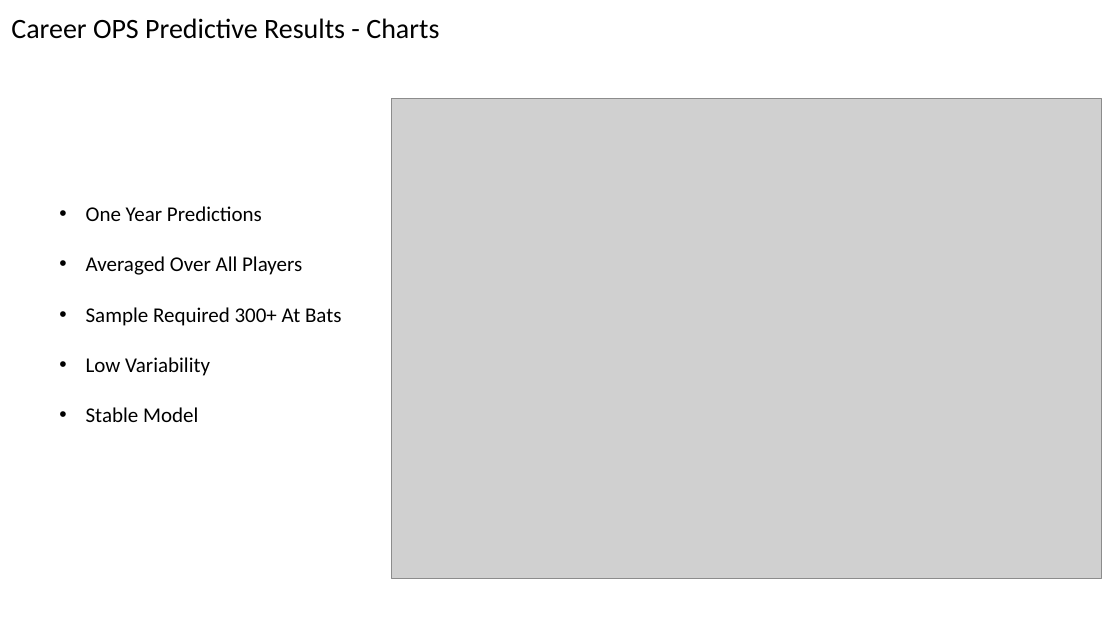
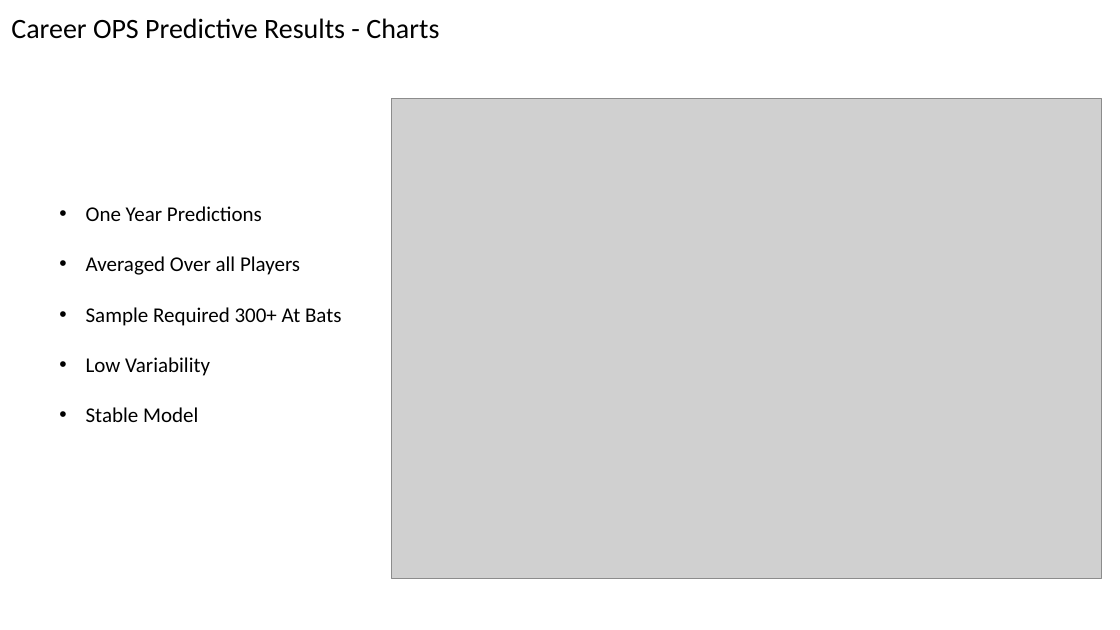
Before and after one commit to paulscheibal/SBDataScienceCert, a slide deck: slide 10 of CapstoneP1/ReportOuts/BaseballPerformanceAnalysisandResults.pptx. Drawn at 1120x630 pixels with LibreOffice and Linux fonts; fonts in the diff are those of the drawing; grey boxes stand for pictures. Boxes give left, top, right and bottom in pixels: in the first picture for what was removed or moved away, otherwise in the second. Text is boxed around its words. In the diff, an @@ line names an element or a change of style, - is before the commit and + after.

```diff
--- a/CapstoneP1/ReportOuts/BaseballPerformanceAnalysisandResults.pptx
+++ b/CapstoneP1/ReportOuts/BaseballPerformanceAnalysisandResults.pptx
@@ text at (86,256,300,275): text changed @@
-• Averaged Over All Players
+• Averaged Over all Players
```
Also in this commit, not shown: 2 other slides changed, 1 other file.
